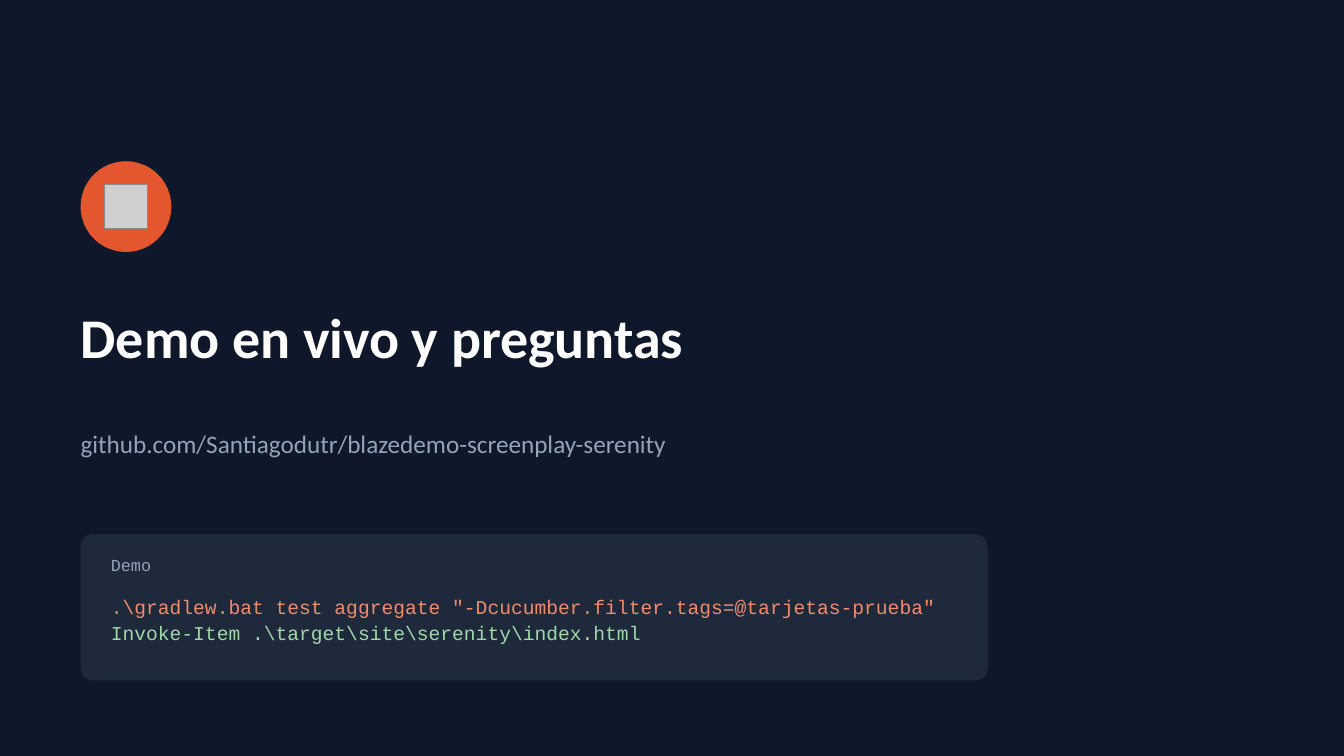
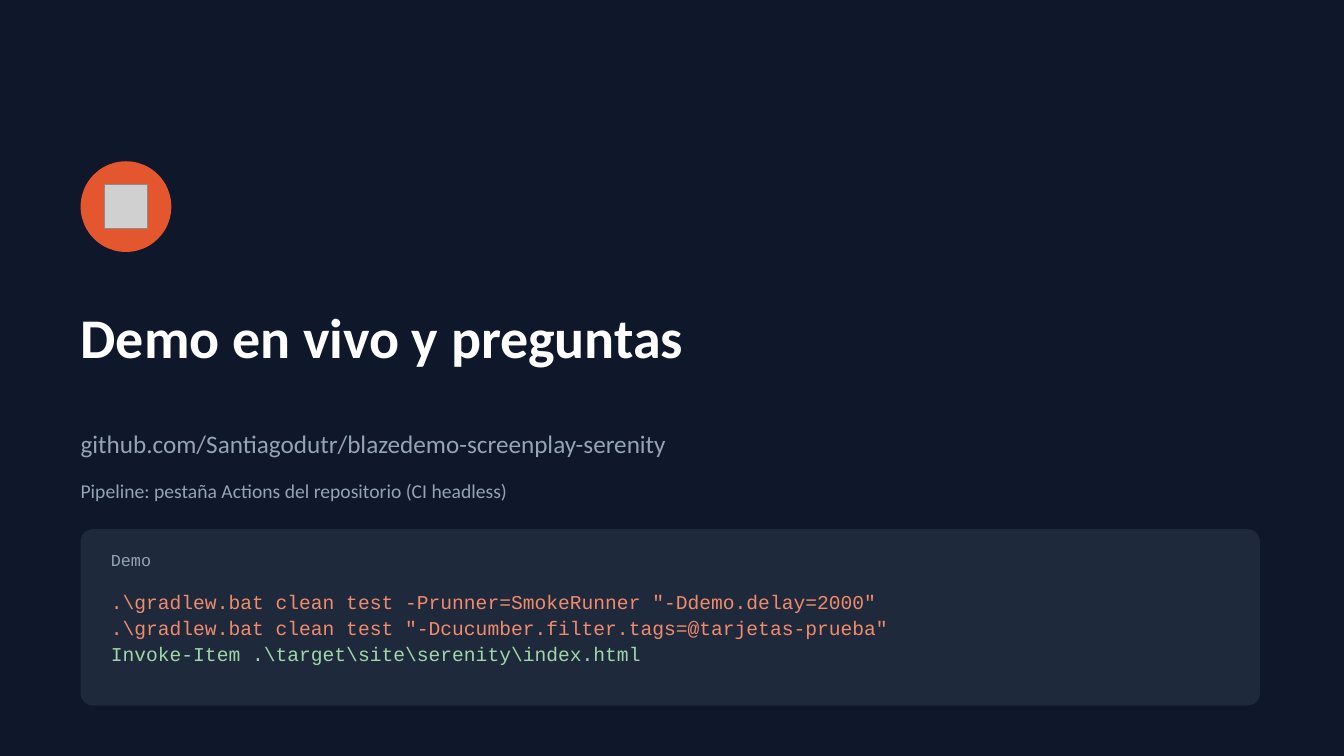
Before and after one commit to Santiagodutr/blazedemo-screenplay-serenity, a slide deck: slide 26 of presentacion/BlazeDemo_Screenplay_Sustentacion.pptx. Drawn at 1344x756 pixels with LibreOffice and Linux fonts; fonts in the diff are those of the drawing; grey boxes stand for pictures. Boxes give left, top, right and bottom in pixels: in the first picture for what was removed or moved away, otherwise in the second. Text is boxed around its words. In the diff, an @@ line names an element or a change of style, - is before the commit and + after.

Commit message:
Actualiza presentación y agrega guiones de exposición y demo
- Presentación con las cifras tras integrar la rama de tarjetas de prueba (62/62)
- Guion de exposición para dos personas
- Guion técnico del IDE, ejecución y demo en vivo
- README con las cifras actualizadas

```diff
--- a/presentacion/BlazeDemo_Screenplay_Sustentacion.pptx
+++ b/presentacion/BlazeDemo_Screenplay_Sustentacion.pptx
@@ text added at (81,484,507,501), 14 pt, text #94A3B8 @@
+Pipeline: pestaña Actions del repositorio (CI headless)
@@ rounded rectangle: place and size @@
-rounded rectangle at (81,534,988,681)
+rounded rectangle at (81,529,1260,706)
@@ rounded rectangle at (81,529,1260,706): proportions changed @@
@@ text "Demo": place and size @@
-text "Demo" at (111,560,151,571)
+text "Demo" at (111,555,151,566)
@@ text at (111,595,888,639): text changed @@
-.\gradlew.bat test aggregate "-Dcucumber.filter.tags=@tarjetas-prueba"
+.\gradlew.bat clean test -Prunner=SmokeRunner "-Ddemo.delay=2000"
+.\gradlew.bat clean test "-Dcucumber.filter.tags=@tarjetas-prueba"
```
Also in this commit, not shown: 9 other slides changed, 3 other files.
